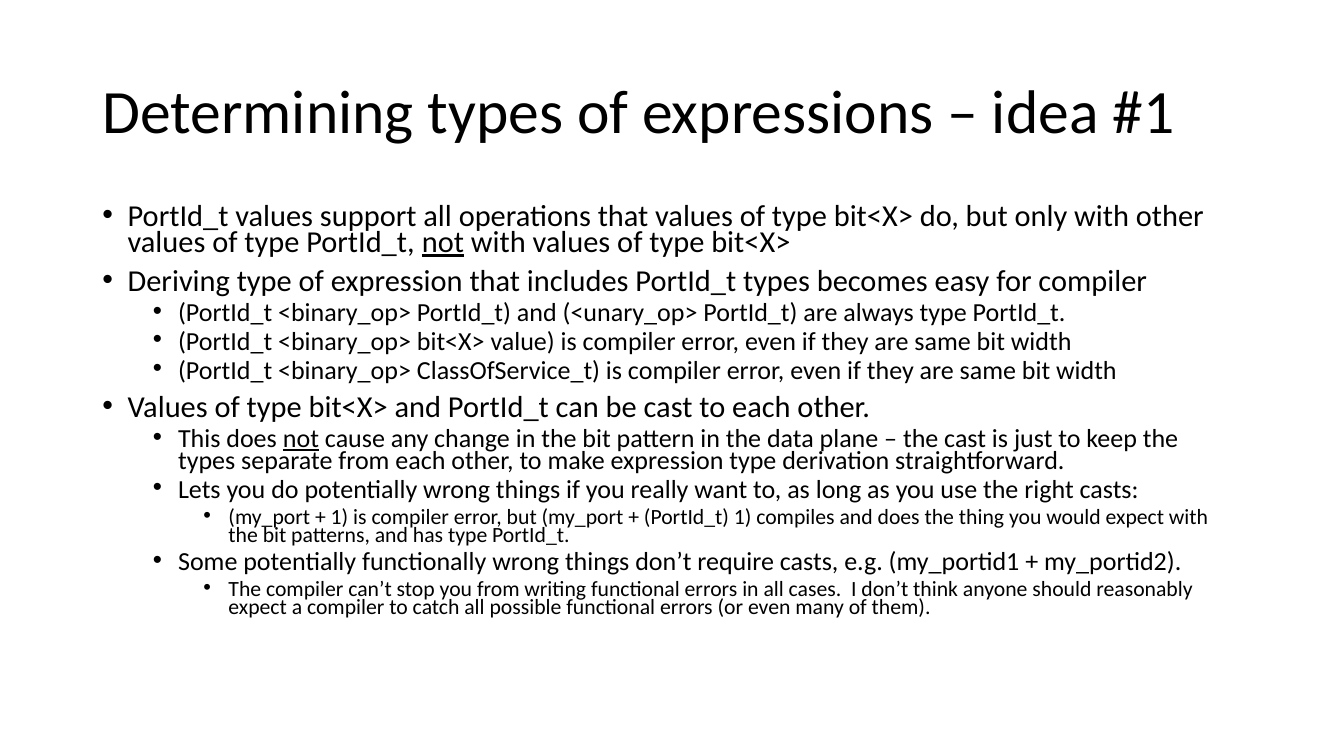
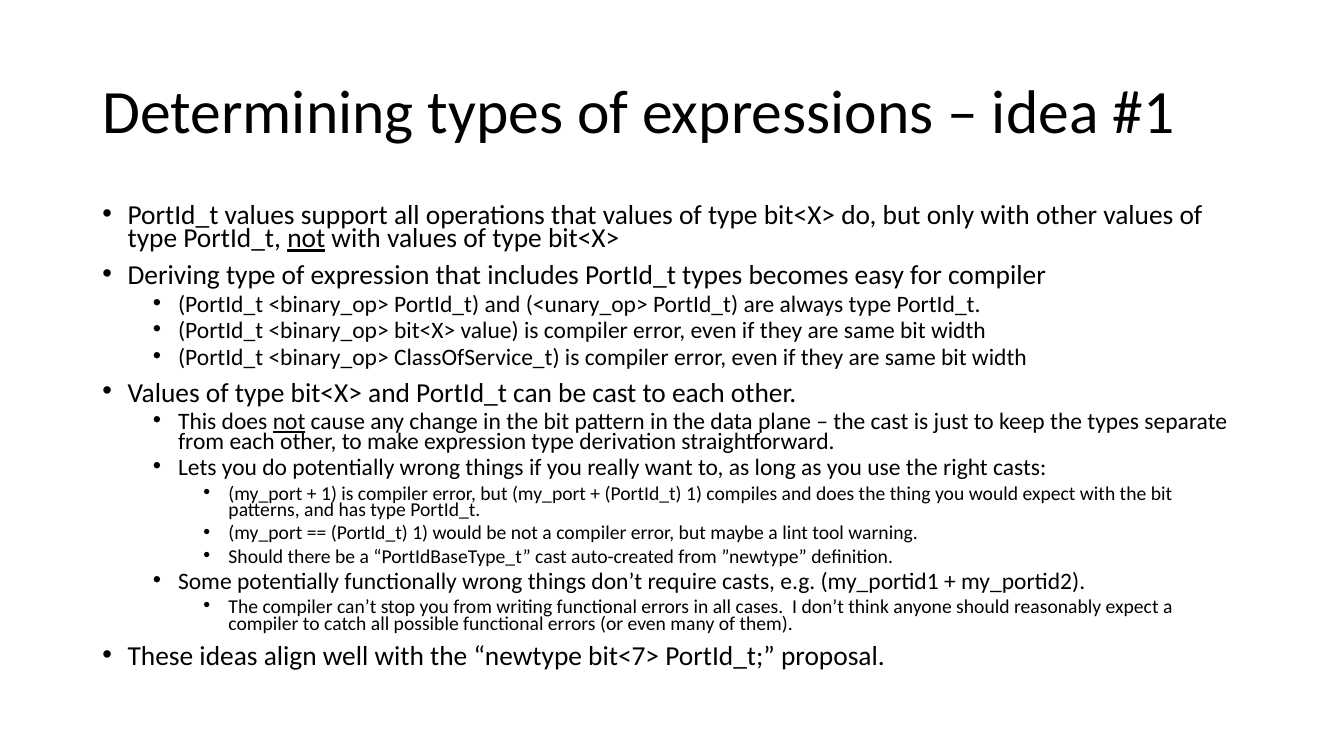
Before and after one commit to jafingerhut/p4-guide, a slide deck: slide 15 of docs/p4runtime-and-psa-target-specific-types.pptx. Drawn at 1344x756 pixels with LibreOffice and Linux fonts; fonts in the diff are those of the drawing. Boxes give left, top, right and bottom in pixels: in the first picture for what was removed or moved away, otherwise in the second. Text is boxed around its words. In the diff, an @@ line names an element or a change of style, - is before the commit and + after.

Commit message:
Some more small edits to P4Runtime and PSA 'control plane types' slides
including a couple at the end summarizing the approach we plan to use.

```diff
--- a/docs/p4runtime-and-psa-target-specific-types.pptx
+++ b/docs/p4runtime-and-psa-target-specific-types.pptx
@@ text at (128,205,1227,633): size 21.7 to 19.6 pt in "PortId_t values support all operations that values ...", "Deriving type of expression that includes PortId_t ...", "Values of type bit<X> and PortId_t can ..."; size 18.6 to 16.8 pt in "(PortId_t <binary_op> PortId_t) and (<unary_op> PortId_t) ar ...", "(PortId_t <binary_op> bit<X> value) is compiler error, ...", "(PortId_t <binary_op> ClassOfService_t) is compiler error, e ...", "This does not cause any change in ..." and 2 more places; size 15.5 to 14 pt in "(my_port + 1) is compiler error, but ...", "The compiler can’t stop you from writing ..." @@
@@ text at (228,525,917,566): paragraphs added @@
+    • (my_port == (PortId_t) 1) would be not a compiler error, but maybe a lint tool warning.
+    • Should there be a “PortIdBaseType_t” cast auto-created from ”newtype” definition.
@@ text at (128,645,885,670): paragraph added @@
+• These ideas align well with the “newtype bit<7> PortId_t;” proposal.
```
Also in this commit, not shown: 5 other slides changed, 3 slides added.
